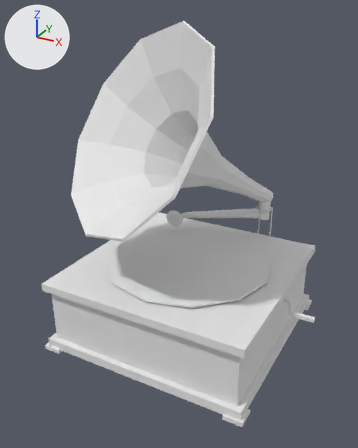
Two versions of the FBX model Assets/Models/Gramophone.fbx, one commit apart.
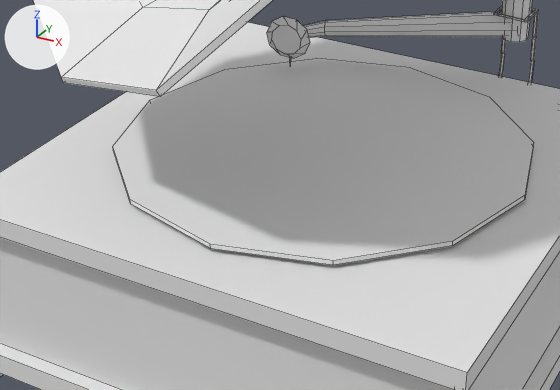
The first picture shows the older version from a camera (50 mm lens) standing at (2.02, -3.86, 2.03) and looking at (-0.02, -0.16, 0.18). The close-ups show both versions on the part from 17% to 79% of the width and 45% to 80% of the height of that picture. Lighting does not change. The marker at upper left points along +X, +Y and +Z. The close-ups show mesh edges as thin lines. Vertices at the same position are counted once.

Before the edit, the objects in view are built like this:
```python
me_cube = bpy.data.meshes.new('Cube')
me_cube.from_pydata(...)  # 454 vertices, 406 faces; spans x -1.24..1.28, y -1.03..1.03, z -1.02..1.92
me_cube.materials.append(mat_material)  # white #e7e7e7
ob_gramophone = bpy.data.objects.new('Gramophone', me_cube)
ob_gramophone.location = (0.0, 0.0, 0.0)
```
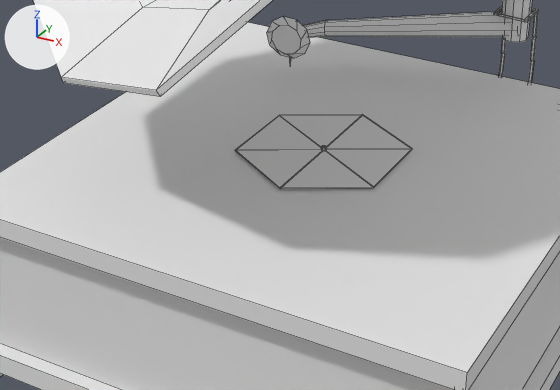
Location of each change, (x1, y1, x2, y2) in pixels of the close-ups (560 x 390 px):
part 1 of me_cube, deleted: before (113, 59, 534, 265)

The change, as a diff of the scene's bpy script:
```diff
--- a/Assets/Models/Gramophone.fbx.py
+++ b/Assets/Models/Gramophone.fbx.py
@@ me_cube @@
 me_cube.from_pydata(...)  # 454 vertices, 406 faces; spans x -1.24..1.28, y -1.03..1.03, z -1.02..1.92
 # used by ob_gramophone; location = (0.0, 0.0, 0.0)
+# me_cube part 1: the loose piece of 24 vertices spanning x -0.82..0.82, y -0.82..0.82, z -0.29..-0.27 is deleted
 me_cube.materials.append(mat_material)
```
